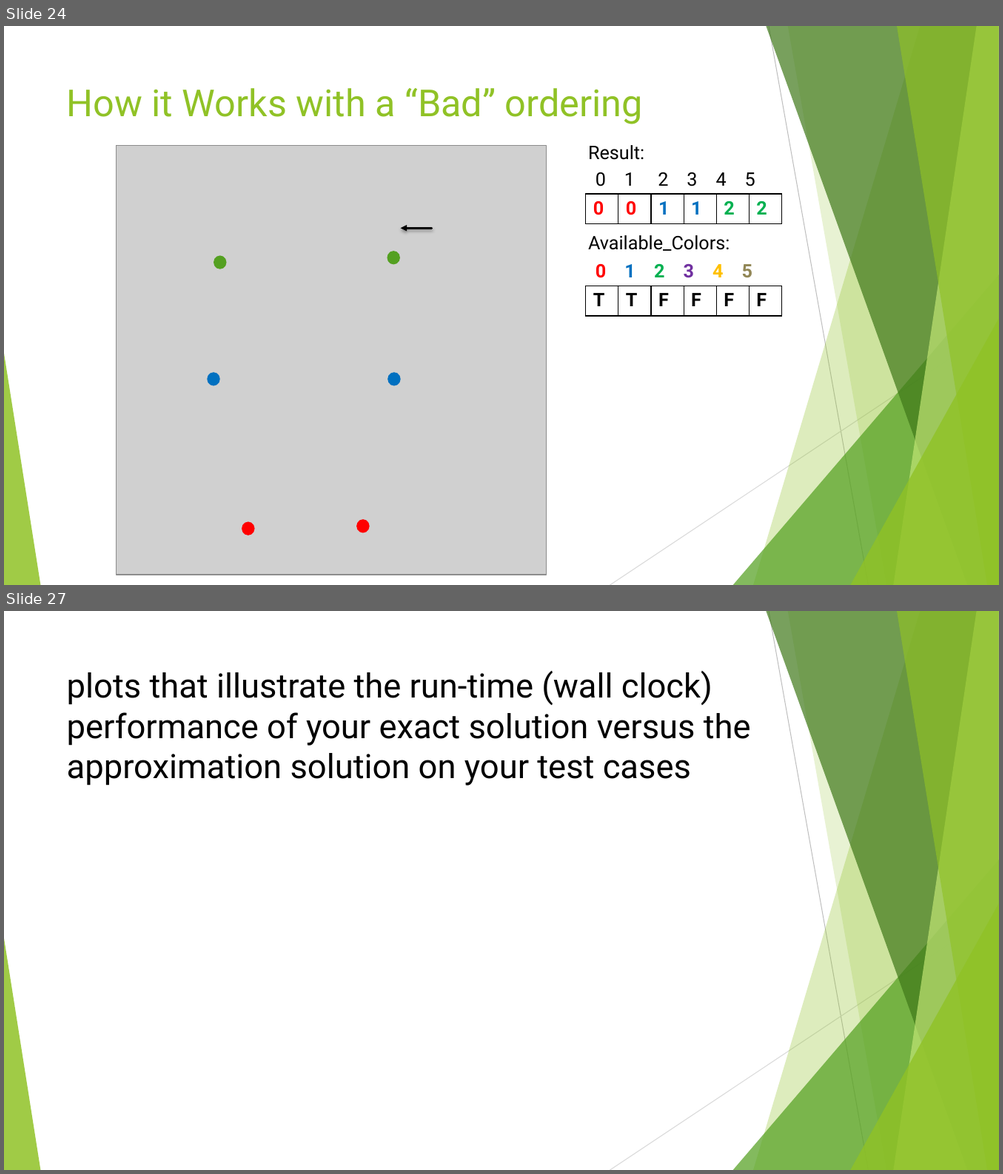
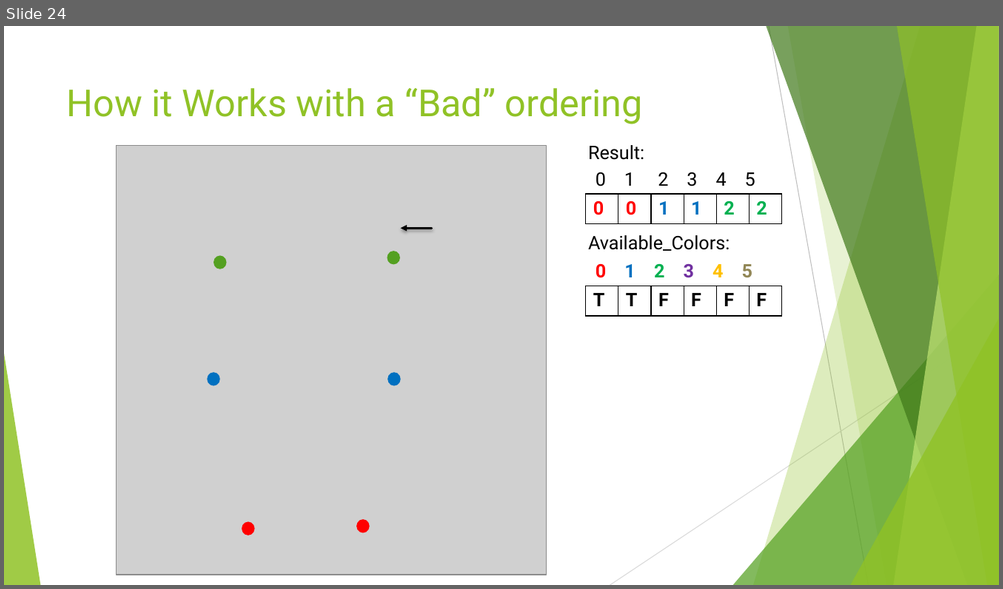
Before and after one commit to pearceag/Min_Coloring_Graph, a slide deck: presentations/Approximation_Presentation.pptx. Shown one above the other, each under a label of ours: slides 24 and 27 before the commit, slide 24 after it; the slides between them are not shown. The pictures are 1003x1174 and 1003x589 pixels, drawn with LibreOffice and Linux fonts; fonts in the diff are those of the drawing; grey boxes stand for pictures. Boxes give left, top, right and bottom in pixels: in the first picture for what was removed or moved away, otherwise in the second. Text is boxed around its words. In the diff, an @@ line names an element or a change of style, - is before the commit and + after.

```diff
--- a/presentations/Approximation_Presentation.pptx
+++ b/presentations/Approximation_Presentation.pptx
@@ slide 27 removed at [4, 611, 999, 1170], background #FFFFFF; not listed: 10 template elements that a slide beside it also shows @@
@@ title removed at [67, 671, 751, 786] @@
-plots that illustrate the run-time (wall clock) performance of your exact solution versus the approximation solution on your test cases
```
Also in this commit, not shown: 1 slide changed, 6 slides added, 4 other slides removed, 6 other files.
